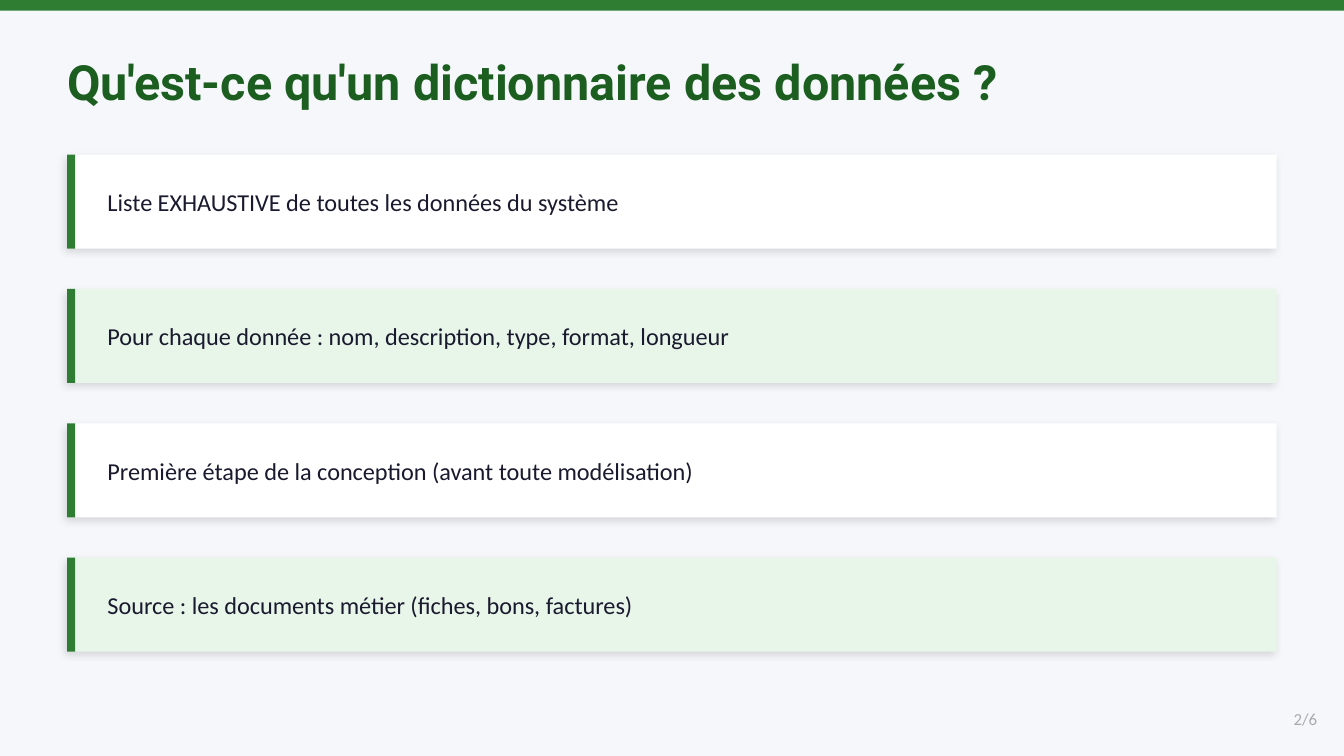
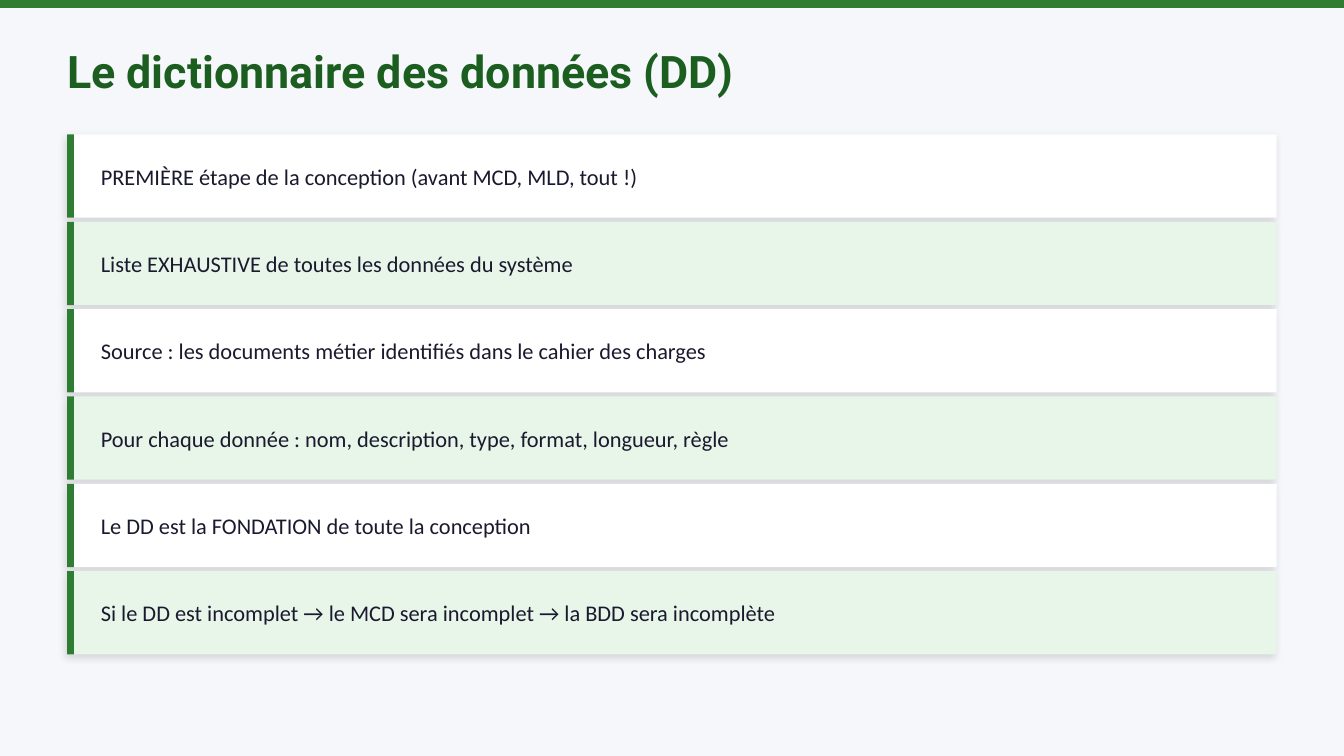
Before and after one commit to mbiTati/unit4_gamifie, a slide deck: slide 2 of pptx/Module03_Dictionnaire_des_données.pptx. Drawn at 1344x756 pixels with LibreOffice and Linux fonts; fonts in the diff are those of the drawing. Boxes give left, top, right and bottom in pixels: in the first picture for what was removed or moved away, otherwise in the second. Text is boxed around its words. In the diff, an @@ line names an element or a change of style, - is before the commit and + after.

```diff
--- a/pptx/Module03_Dictionnaire_des_données.pptx
+++ b/pptx/Module03_Dictionnaire_des_données.pptx
@@ text at box(67, 53, 734, 98): text changed; size 26 to 24 pt @@
-Qu'est-ce qu'un dictionnaire des données ?
+Le dictionnaire des données (DD)
@@ rectangle: place and size @@
-rectangle at box(67, 155, 1277, 249)
+rectangle at box(67, 134, 1277, 218)
@@ rectangle: place and size @@
-rectangle at box(67, 155, 75, 249)
+rectangle at box(67, 134, 74, 218)
@@ text at box(101, 166, 618, 189): text changed; size 13 to 12 pt @@
-Première étape de la conception (avant toute modélisation)
+PREMIÈRE étape de la conception (avant MCD, MLD, tout !)
@@ rectangle: place and size @@
-rectangle at box(67, 289, 1277, 383)
+rectangle at box(67, 222, 1277, 305)
@@ rectangle: place and size @@
-rectangle at box(67, 289, 75, 383)
+rectangle at box(67, 222, 74, 305)
@@ text "Liste EXHAUSTIVE de toutes les ...": place and size @@
-text "Liste EXHAUSTIVE de toutes les ..." at box(107, 194, 618, 215)
+text "Liste EXHAUSTIVE de toutes les ..." at box(101, 256, 573, 276)
@@ text "Liste EXHAUSTIVE de toutes les ..." at box(101, 256, 573, 276): size 13 to 12 pt @@
@@ rectangle: place and size @@
-rectangle at box(67, 423, 1277, 517)
+rectangle at box(67, 309, 1277, 392)
@@ rectangle: place and size @@
-rectangle at box(67, 423, 75, 517)
+rectangle at box(67, 309, 74, 392)
@@ text added at box(101, 343, 706, 363), 12 pt, text #1A1A2E @@
+Source : les documents métier identifiés dans le cahier des charges
@@ rectangle: place and size @@
-rectangle at box(67, 558, 1277, 652)
+rectangle at box(67, 396, 1277, 480)
@@ rectangle: place and size @@
-rectangle at box(67, 558, 75, 652)
+rectangle at box(67, 396, 74, 480)
@@ text at box(101, 431, 728, 451): text changed; size 13 to 12 pt @@
-Pour chaque donnée : nom, description, type, format, longueur
+Pour chaque donnée : nom, description, type, format, longueur, règle
@@ rectangle added at box(67, 484, 1277, 567), fill #FFFFFF @@
@@ rectangle added at box(67, 484, 74, 567), fill #2E7D32 @@
@@ text added at box(101, 518, 531, 538), 12 pt, text #1A1A2E @@
+Le DD est la FONDATION de toute la conception
@@ rectangle added at box(67, 571, 1277, 655), fill #E8F5E9 @@
@@ rectangle added at box(67, 571, 74, 655), fill #2E7D32 @@
@@ text removed at box(107, 596, 633, 617) @@
-Source : les documents métier (fiches, bons, factures)
@@ text added at box(101, 605, 775, 625), 12 pt, text #1A1A2E @@
+Si le DD est incomplet → le MCD sera incomplet → la BDD sera incomplète
@@ text removed at box(1294, 714, 1317, 726) @@
-2/6
```
Also in this commit, not shown: 3 other slides changed, 5 slides added, 3 slides removed, 18 other files.
